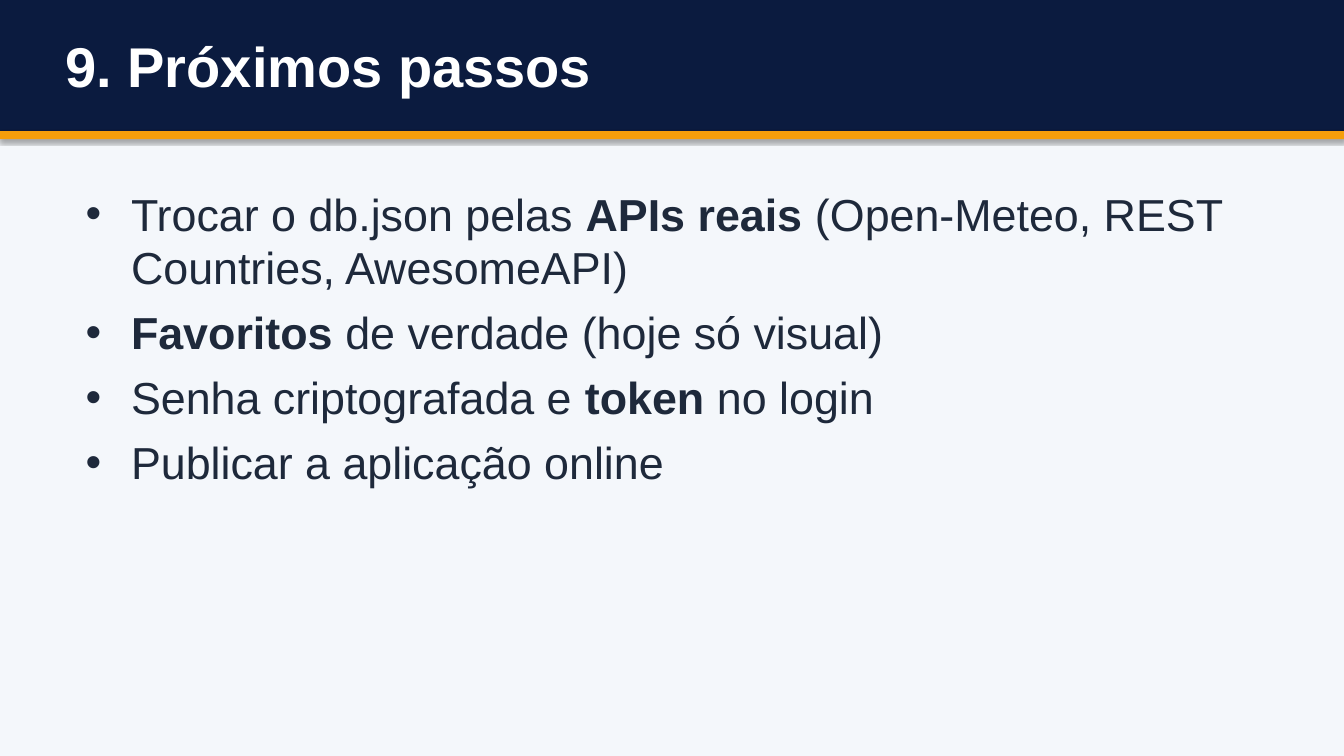
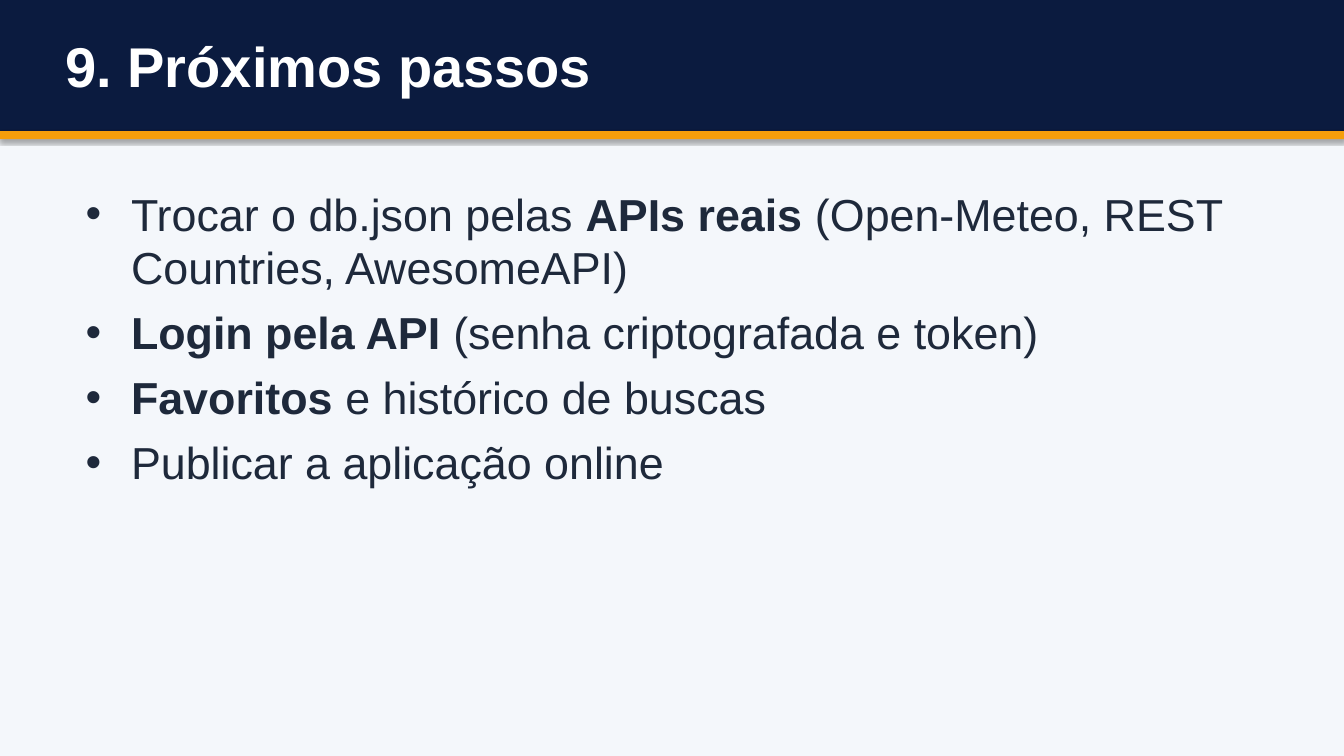
Before and after one commit to DaviTeixeiraR/skyfare, a slide deck: slide 12 of docs/trabalho-final/Apresentacao Skyfare.pptx. Drawn at 1344x756 pixels with LibreOffice and Linux fonts; fonts in the diff are those of the drawing. Boxes give left, top, right and bottom in pixels: in the first picture for what was removed or moved away, otherwise in the second. Text is boxed around its words. In the diff, an @@ line names an element or a change of style, - is before the commit and + after.

```diff
--- a/docs/trabalho-final/Apresentacao Skyfare.pptx
+++ b/docs/trabalho-final/Apresentacao Skyfare.pptx
@@ text at (131,316,1038,415): text changed @@
-• Favoritos de verdade (hoje só visual)
-• Senha criptografada e token no login
+• Login pela API (senha criptografada e token)
+• Favoritos e histórico de buscas
```
Also in this commit, not shown: 5 other slides changed.
